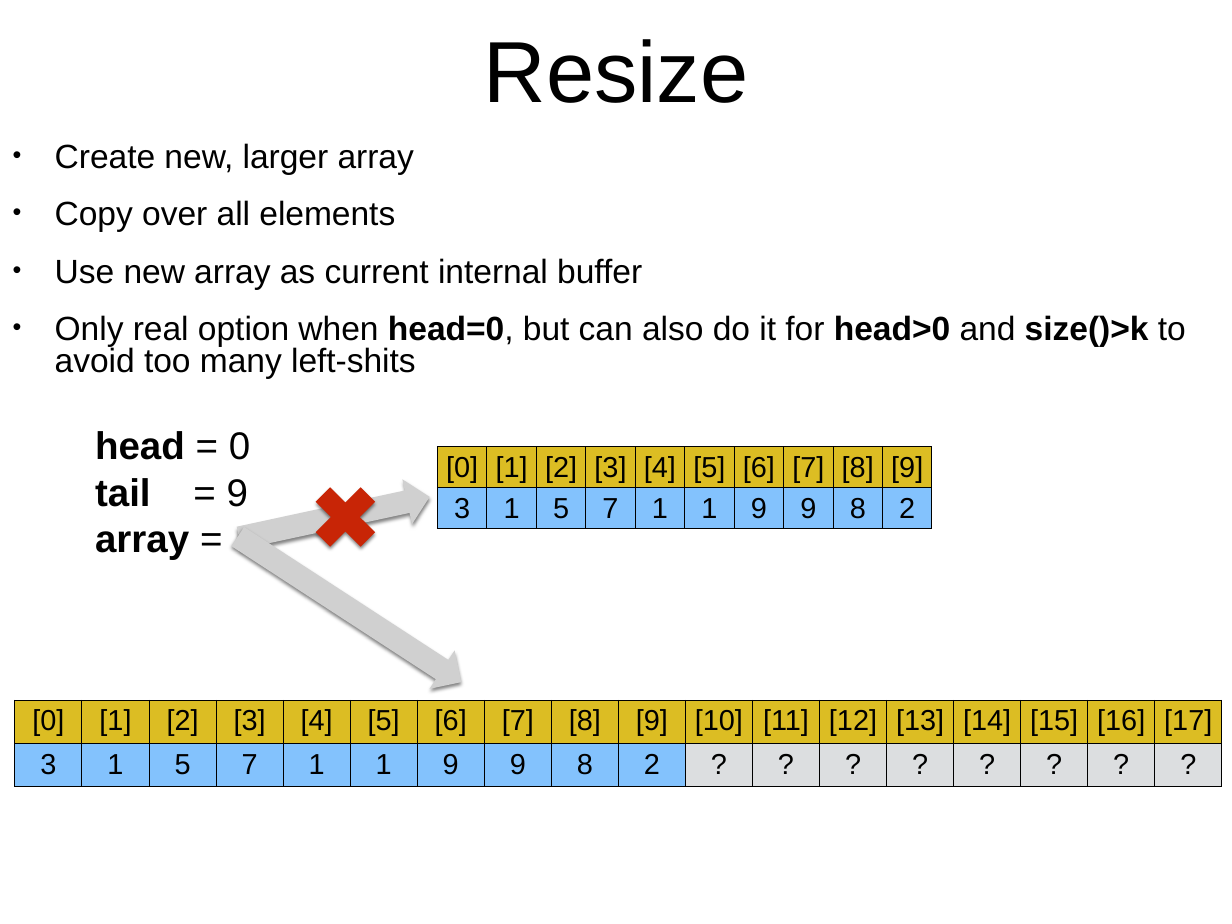
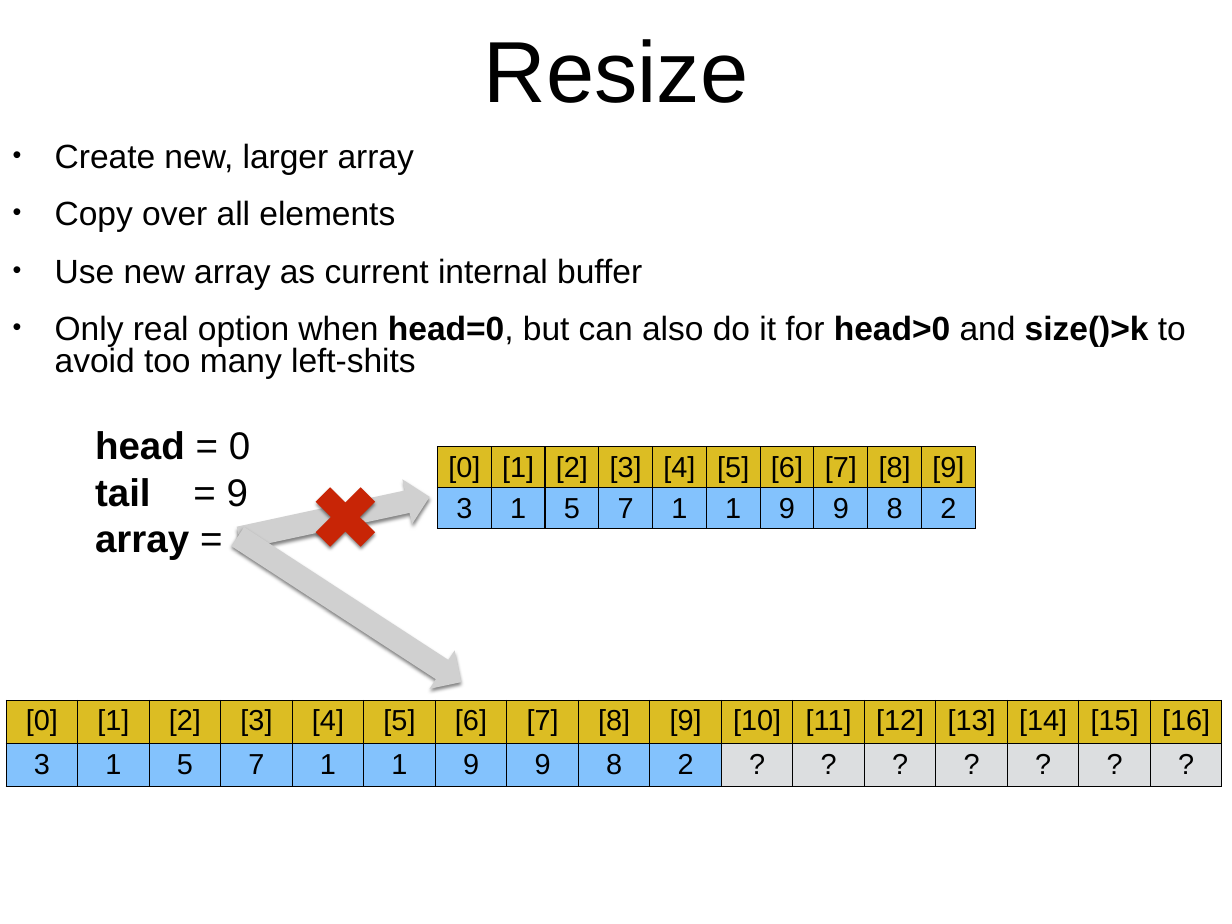
Before and after one commit to arcuri82/algorithms, a slide deck: slide 61 of docs/slides/02/02_stack_queue.pptx. Drawn at 1232x924 pixels with LibreOffice and Linux fonts; fonts in the diff are those of the drawing; grey boxes stand for pictures. Boxes give left, top, right and bottom in pixels: in the first picture for what was removed or moved away, otherwise in the second. Text is boxed around its words. In the diff, an @@ line names an element or a change of style, - is before the commit and + after.

```diff
--- a/docs/slides/02/02_stack_queue.pptx
+++ b/docs/slides/02/02_stack_queue.pptx
@@ table: place and size @@
-table at <box>438,447,931,534</box>
+table at <box>438,447,975,534</box>
@@ table at <box>6,700,1229,787</box> @@
-column 18: [17] | ?
@@ table: place and size @@
-table at <box>15,700,1216,787</box>
+table at <box>6,700,1229,787</box>
```
Also in this commit, not shown: 5 other slides changed, 1 other file.
